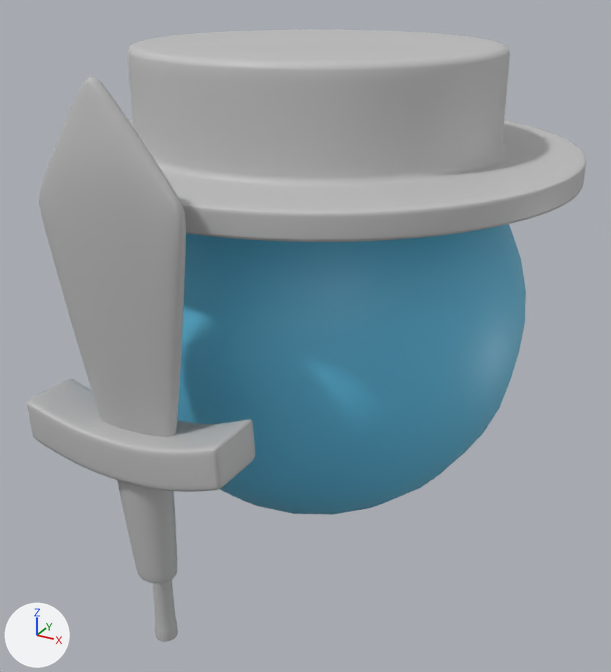
Two versions of the FBX model Assets/Models/Villager.fbx, one commit apart.
Both versions are drawn from a 50 mm lens placed at (0.0735, -0.1383, 0.1025), pointed at (0.002, -0.0082, 0.0374). The lights are fixed; the arrows at lower left show +X, +Y and +Z. Where no turn or scale is listed for an object, it has been applied to the vertices.

Script lines for the objects in view, before the commit:
```python
me_mesh_001 = bpy.data.meshes.new('Mesh.001')
me_mesh_001.from_pydata(...)  # 2722 vertices, 2720 faces; spans x -0.0472..0.0472, y -0.0472..0.0472, z -0.0023..0.0198
me_mesh_001.materials.append(mat_lambert28)  # picture img_charactervillager_png
me_mesh_002 = bpy.data.meshes.new('Mesh.002')
me_mesh_002.from_pydata(...)  # 2814 vertices, 2808 faces; spans x -0.017..0.0182, y -0.005..0.005, z -0.0382..0.0378
me_mesh_002.materials.append(mat_lambert1)  # grey #bcbcbc
me_mesh_003 = bpy.data.meshes.new('Mesh.003')
me_mesh_003.from_pydata(...)  # 4604 vertices, 4600 faces; spans x -0.0027..0.0027, y -0.0048..0.0048, z -0.0439..0.0433
me_mesh_003.materials.append(mat_lambert1)  # grey #bcbcbc
ob_blade = bpy.data.objects.new('Blade', me_mesh_002)
ob_blade.location = (-0.0014, -0.0545, 0.0518)
ob_spear = bpy.data.objects.new('Spear', me_mesh_003)
ob_spear.location = (-0.0016, -0.0511, 0.0413)
ob_villagerhat = bpy.data.objects.new('VillagerHat', me_mesh_001)
ob_villagerhat.location = (0.0, 0.0, 0.0703)
# also in view: 'Villager' at (0.0, 0.0, 0.04)
```
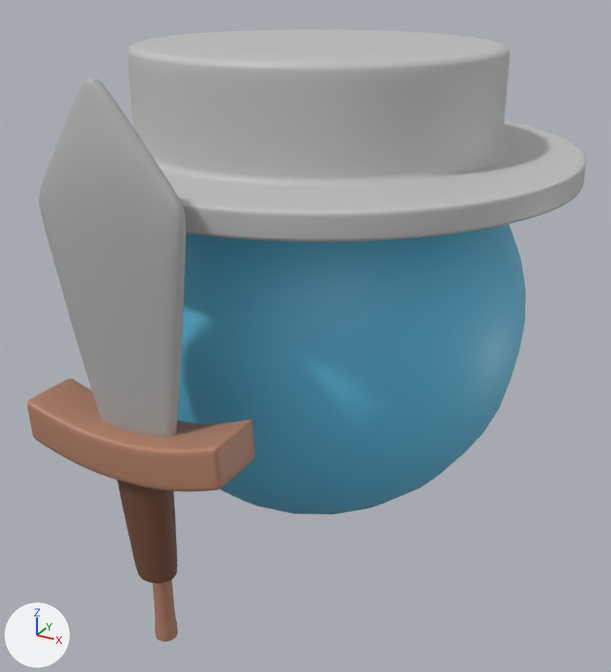
Changed parts and their boxes (x1, y1, x2, y2) in the pictures (611 x 672 px):
'Blade', recoloured, surface changed (grey to brown)
    both: (27, 379, 255, 583)
'Spear', recoloured (grey to brown)
    both: (153, 580, 178, 642)
part 1 of me_mesh_002, surface changed (grey to brown)
    both: (27, 77, 255, 583)

Patch to the scene script:
```diff
--- a/Assets/Models/Villager.fbx.py
+++ b/Assets/Models/Villager.fbx.py
@@ img_spear_png @@
+img_spear_png = load_image('Spear.png', '_unpacked/Spear.png', 2048, 2048, 'sRGB')
@@ img_sword_png @@
+img_sword_png = load_image('Sword.png', '_unpacked/Sword.png', 2048, 2048, 'sRGB')
@@ mat_spear1 @@
+mat_spear1 = principled_material('Spear1')
+mat_spear1.texture = img_spear_png  # with its transparency
@@ mat_sword @@
+mat_sword = principled_material('Sword')
+mat_sword.texture = img_sword_png  # with its transparency
@@ me_mesh_003 @@
 me_mesh_003.from_pydata(...)  # 4604 vertices, 4600 faces; spans x -0.0027..0.0027, y -0.0048..0.0048, z -0.0439..0.0433
-me_mesh_003.materials.append(mat_lambert1)  # grey #bcbcbc
+me_mesh_003.materials.append(mat_spear1)  # picture img_spear_png
@@ me_mesh_002 @@
 me_mesh_002.from_pydata(...)  # 2814 vertices, 2808 faces; spans x -0.017..0.0182, y -0.005..0.005, z -0.0382..0.0378
 # used by ob_blade; location = (-0.0014, -0.0545, 0.0518)
-me_mesh_002.materials.append(mat_lambert1)  # grey #bcbcbc
+# me_mesh_002 part 1: texture (UV) coordinates of 2808 of 2808 faces, centred in x -0.017..0.0182, y -0.005..0.005, z -0.0382..0.0375, changed; they spanned u 0.13..0.87, v 0.0..1.0 and now span u 0.28..0.72, v 0.02..0.94
+me_mesh_002.materials.append(mat_sword)  # picture img_sword_png
```
